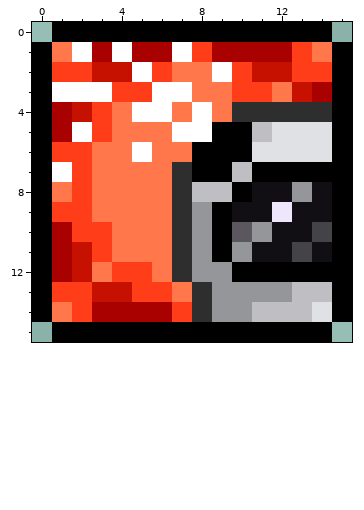
File history of a pixel-art sprite, Content/Buffs/Debuffs/SuitBreach.png. Above, as it was before the edit.
The file is 32x32 pixels, drawn in blocks of 2x2; one block is one cell here. Pixels under 10% opacity are left out. Colours within 5 levels of each other are drawn and written as one.
New version:
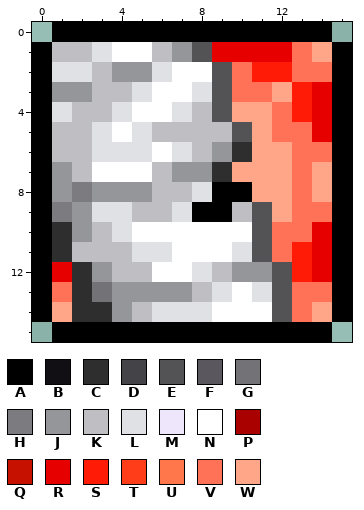
Palette (. is transparent): A #000000  B #110f13  C #2e2e2f  D #444347  E #535355  F #5a585e  G #737377  H #7c7c80  J #95969a  K #bfbfc3  L #dfe1e4  M #eee7fb  N #ffffff  P #a90000  Q #c61100  R #e70000  S #ff1b05  T #ff3e19  U #ff774a  V #ff7257  W #ffa588
From old to new:
Changed rows in their new state; - is an unchanged pixel.
first column x 1:
 1 KKL-NKJERRRRVW
 2 LLKJJLNNEVSSVV
 3 JJKKL--LEVVWSR
 4 LKKL--LKEWWVSR
 5 KKLNLKKKKEWVVR
 6 KKLLLNLKJCWWVV
 7 JKNNNKJJCWWWVW
 8 JHJJJKKLA-WWVW
 9 HJLLKKLA-KEWVV
10 CJKLNNNNNNEVVR
11 CKKKLLNNNLEVSR
12 RCJKKNNLKJJESR
13 VCGJJJJKLNLEVV
14 WCCJKLLLNNNEVW
Boxes around the changes in both pictures, in picture pixels (x1, y1, x2, y2):
changed: (52, 42, 332, 322)
